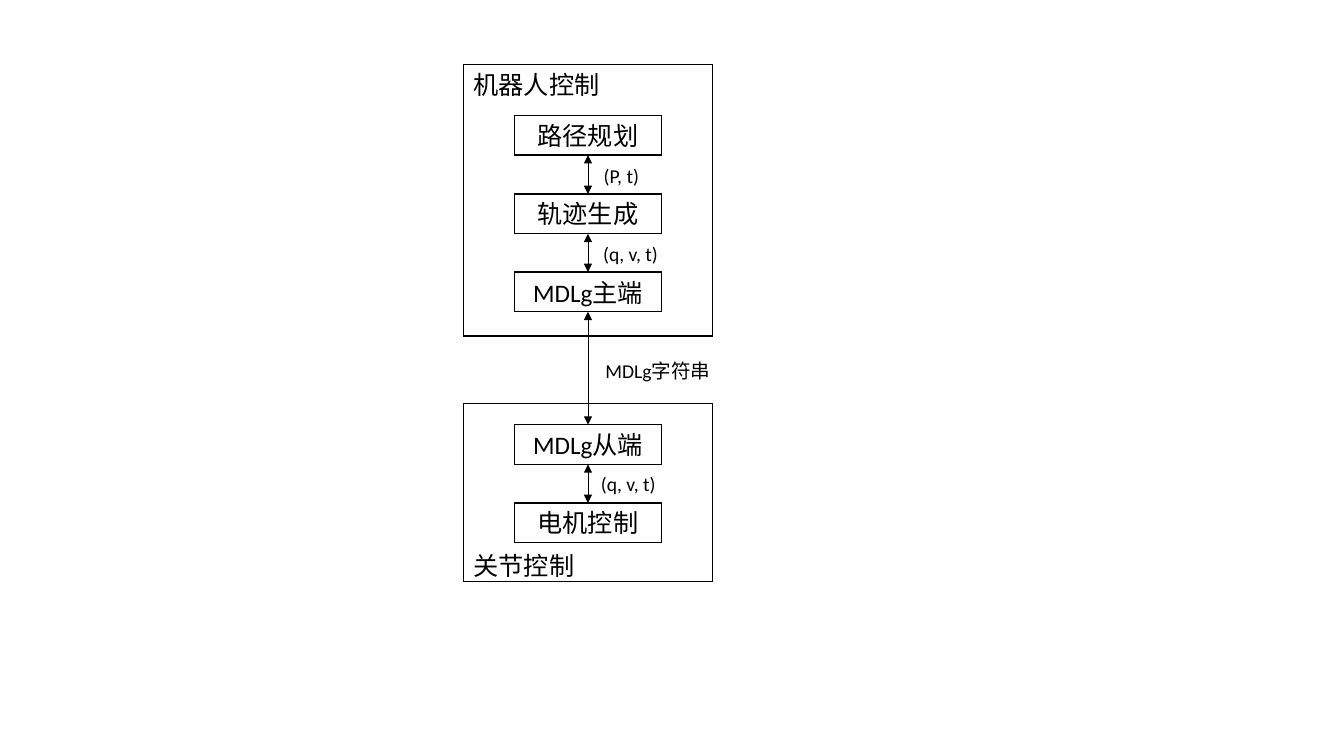
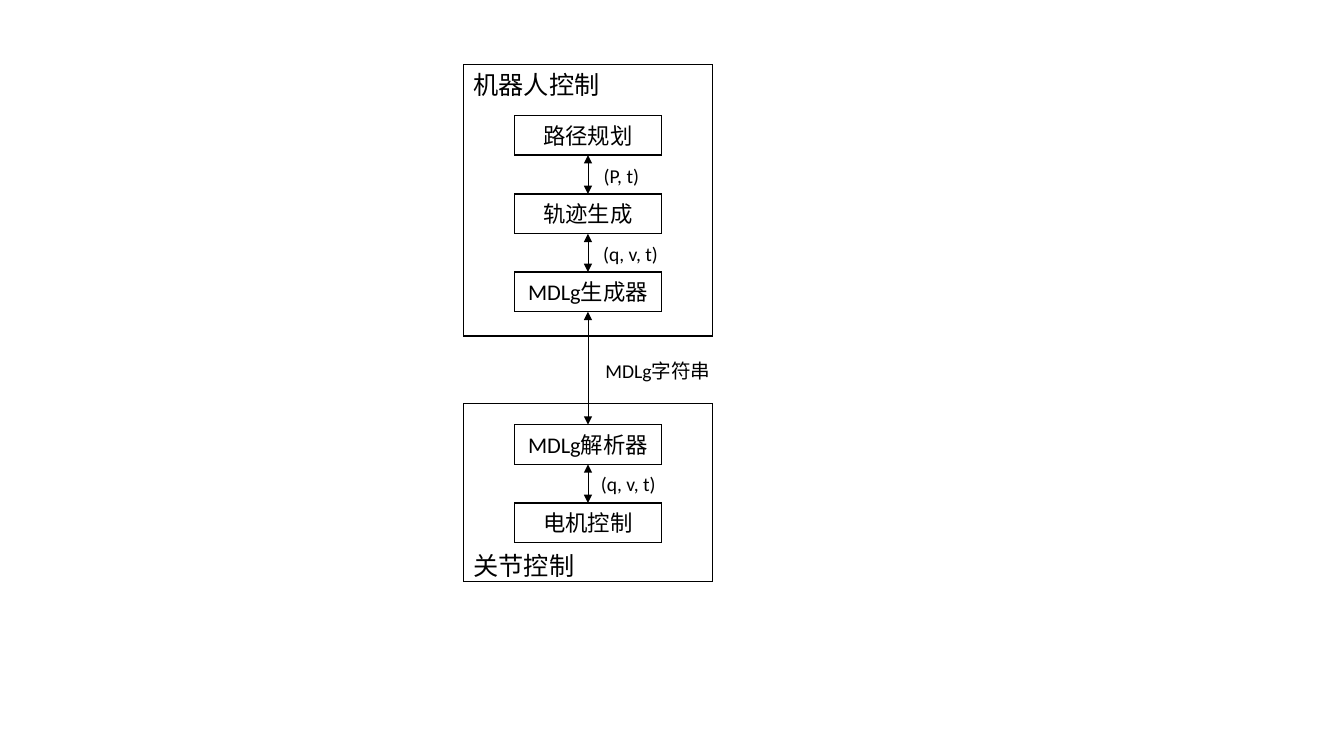
Before and after one commit to liuzhaoming5954/MDL_paper, a slide deck: slide 1 of 计算机仿真投稿/论文作图/整体框架.pptx. Drawn at 1344x756 pixels with LibreOffice and Linux fonts; fonts in the diff are those of the drawing. Boxes give left, top, right and bottom in pixels: in the first picture for what was removed or moved away, otherwise in the second. Text is boxed around its words. In the diff, an @@ line names an element or a change of style, - is before the commit and + after.

```diff
--- a/计算机仿真投稿/论文作图/整体框架.pptx
+++ b/计算机仿真投稿/论文作图/整体框架.pptx
@@ text in rectangle at (528,282,648,304): text changed; size 18 to 16 pt @@
-MDLg主端
+MDLg生成器
@@ text in rectangle at (528,434,648,457): text changed; size 18 to 16 pt @@
-MDLg从端
+MDLg解析器
@@ size 18 to 16 pt in 3 elements at (514,115,661,154), (514,194,661,233), (514,503,661,542) @@
```
Also in this commit, not shown: 2 other files.
